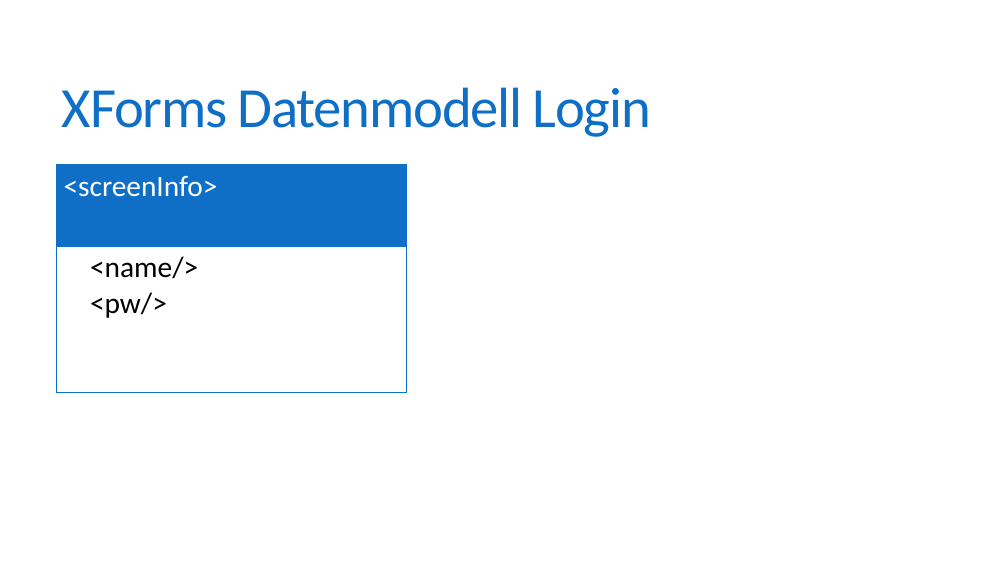
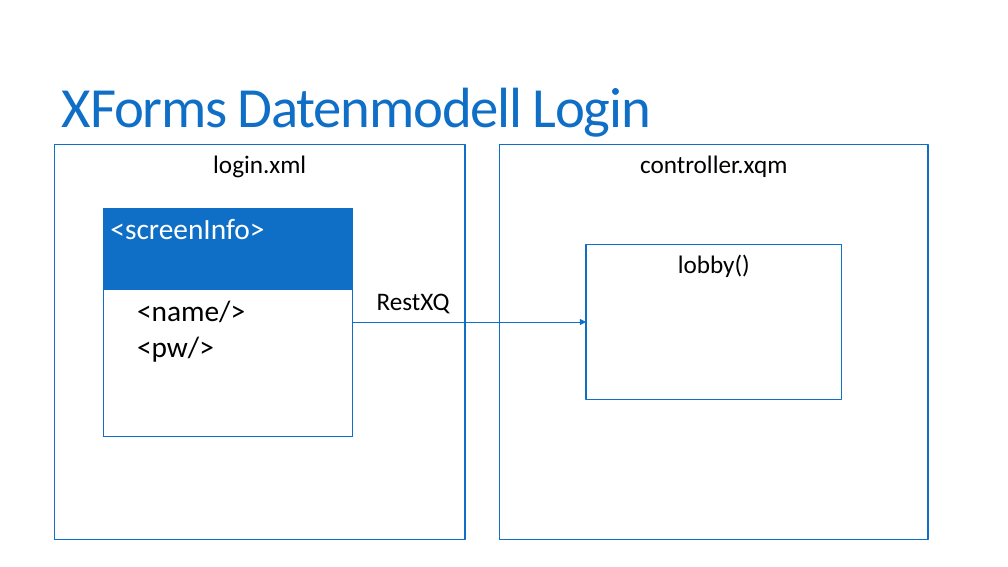
Before and after one commit to fborrmann/memory_game, a slide deck: slide 3 of presentation_franzi.pptx. Drawn at 1008x567 pixels with LibreOffice and Linux fonts; fonts in the diff are those of the drawing. Boxes give left, top, right and bottom in pixels: in the first picture for what was removed or moved away, otherwise in the second. Text is boxed around its words. In the diff, an @@ line names an element or a change of style, - is before the commit and + after.

```diff
--- a/presentation_franzi.pptx
+++ b/presentation_franzi.pptx
@@ rectangle added at (54,144,465,539), outline #0F6FC6 1.5 pt, 24 pt, text #000000 @@
+login.xml
@@ rectangle added at (500,144,929,539), outline #0F6FC6 1.5 pt, 24 pt, text #000000 @@
+controller.xqm
@@ table: place and size @@
-table at (56,165,406,393)
+table at (103,208,352,436)
@@ rectangle added at (586,245,842,400), outline #0F6FC6 1.5 pt, 24 pt, text #000000 @@
+lobby()
@@ text added at (377,293,450,314), 24 pt, text #000000 @@
+RestXQ
@@ arrow added from (352, 322) to (586, 322), #0F6FC6 0.75 pt @@
```
Also in this commit, not shown: 2 other slides changed.
